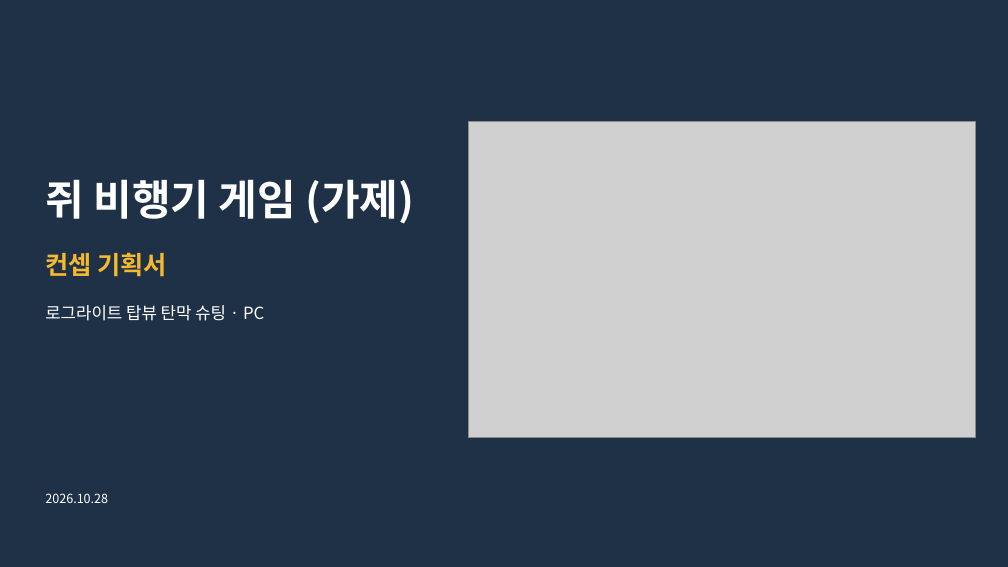
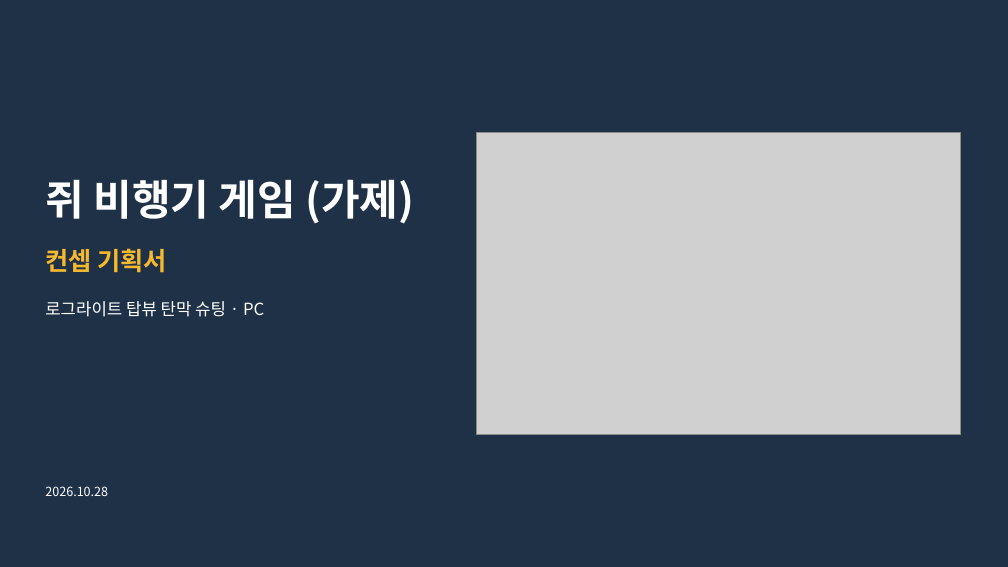
Before and after one commit to inory16351/RatPlain, a slide deck: slide 1 of 컨셉기획서.pptx. Drawn at 1008x567 pixels with LibreOffice and Linux fonts; fonts in the diff are those of the drawing; grey boxes stand for pictures; background and template pictures are left out. Boxes give left, top, right and bottom in pixels: in the first picture for what was removed or moved away, otherwise in the second. Text is boxed around its words. In the diff, an @@ line names an element or a change of style, - is before the commit and + after.

```diff
--- a/컨셉기획서.pptx
+++ b/컨셉기획서.pptx
@@ picture: place and size @@
-picture at (469,122,975,438)
+picture at (476,133,960,435)
@@ text "컨셉 기획서": place and size @@
-text "컨셉 기획서" at (45,252,167,277)
+text "컨셉 기획서" at (45,248,167,273)
@@ text "로그라이트 탑뷰 탄막 슈팅 · ...": place and size @@
-text "로그라이트 탑뷰 탄막 슈팅 · ..." at (45,305,264,321)
+text "로그라이트 탑뷰 탄막 슈팅 · ..." at (45,301,264,317)
@@ text "2026.10.28": place and size @@
-text "2026.10.28" at (45,493,108,503)
+text "2026.10.28" at (45,486,108,496)
```
Also in this commit, not shown: 18 other slides changed, 1 other file.
